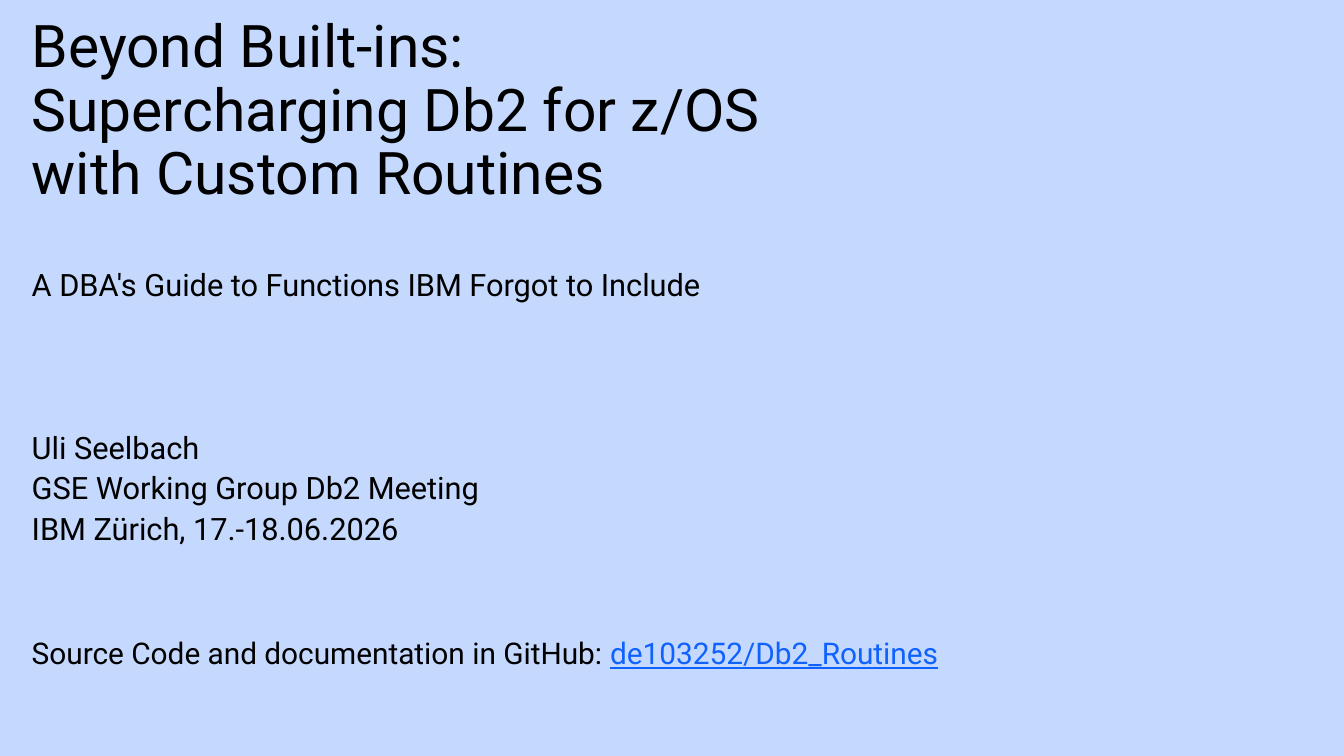
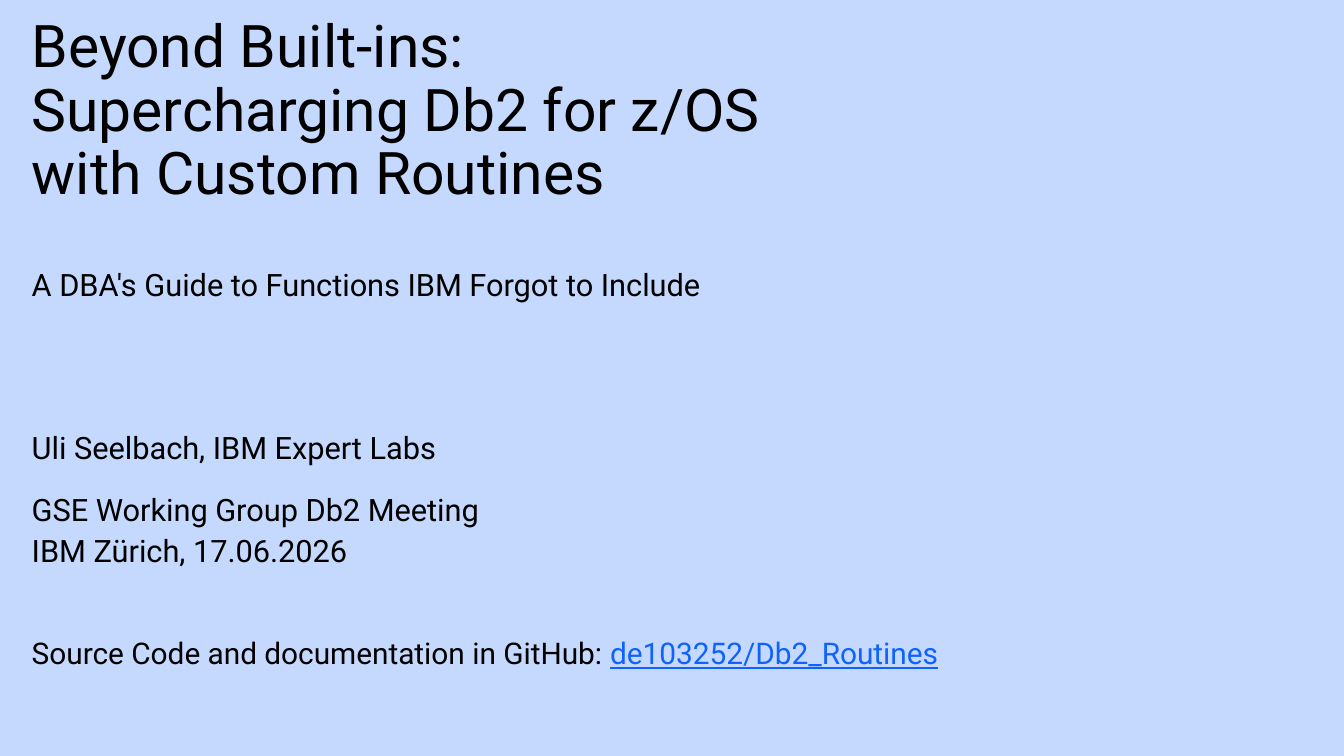
Before and after one commit to de103252/Db2_Routines, a slide deck: slide 1 of Db2 Routines Presentation.pptx. Drawn at 1344x756 pixels with LibreOffice and Linux fonts; fonts in the diff are those of the drawing; background and template pictures are left out. Boxes give left, top, right and bottom in pixels: in the first picture for what was removed or moved away, otherwise in the second. Text is boxed around its words. In the diff, an @@ line names an element or a change of style, - is before the commit and + after.

Commit message:
docs: update Db2 routines presentation

```diff
--- a/Db2 Routines Presentation.pptx
+++ b/Db2 Routines Presentation.pptx
@@ text at (32, 273, 700, 566): text changed @@
-A DBA's Guide to Functions IBM Forgot to Include
-Uli Seelbach
-GSE Working Group Db2 Meeting
-IBM Zürich, 17.-18.06.2026
+A DBA's Guide to Functions IBM Forgot to Include
+Uli Seelbach, IBM Expert Labs
+GSE Working Group Db2 Meeting
+IBM Zürich, 17.06.2026
```
Also in this commit, not shown: 2 other slides changed, 1 slide removed.
